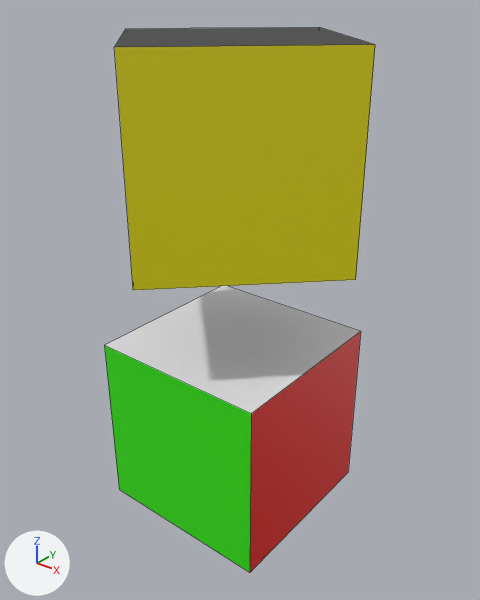
Before and after pictures for a commit that changed the Blender file assets/ref_cube/ref_cube.blend.
Camera for both pictures: a camera (50 mm lens) standing at (4.04, -4.97, 4.57) and looking at (0.06, 0.01, 1.48). The lights are fixed; the arrows at lower left show +X, +Y and +Z. Mesh edges are drawn as thin lines.
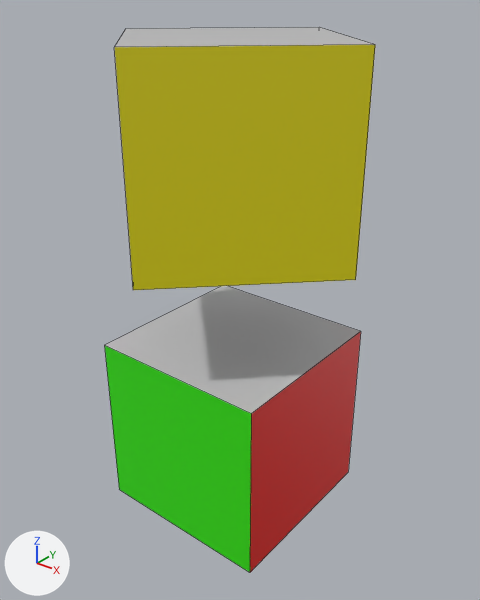
Changed parts and their boxes [x1, y1, x2, y2] in the pictures (480 x 600 px):
'Cube.001', recoloured
    both: [114, 27, 375, 287]
part 1 of me_cube, recoloured
    both: [105, 286, 361, 414]

Patch to the scene script:
```diff
--- a/assets/ref_cube/ref_cube.blend.py
+++ b/assets/ref_cube/ref_cube.blend.py
@@ mat_black @@
 mat_black = principled_material('black')
-mat_black.base_color = (0.0, 0.0, 0.0)  # black #000000
+mat_black.base_color = (0.546, 0.546, 0.546)  # light grey #c3c3c3
 mat_black.roughness = 0.4
@@ me_cube @@
 me_cube.from_pydata(...)  # 8 vertices, 6 faces; spans x -1.0..1.0, y -1.0..1.0, z -1.0..1.0
 # used by ob_cube; location = (0.0, 0.0, 0.0)
+# me_cube part 1: all 1 face that had it switch from mat_white (white #e7e7e7) to mat_black (its picture is missing)
 me_cube.materials.append(mat_green)
```
